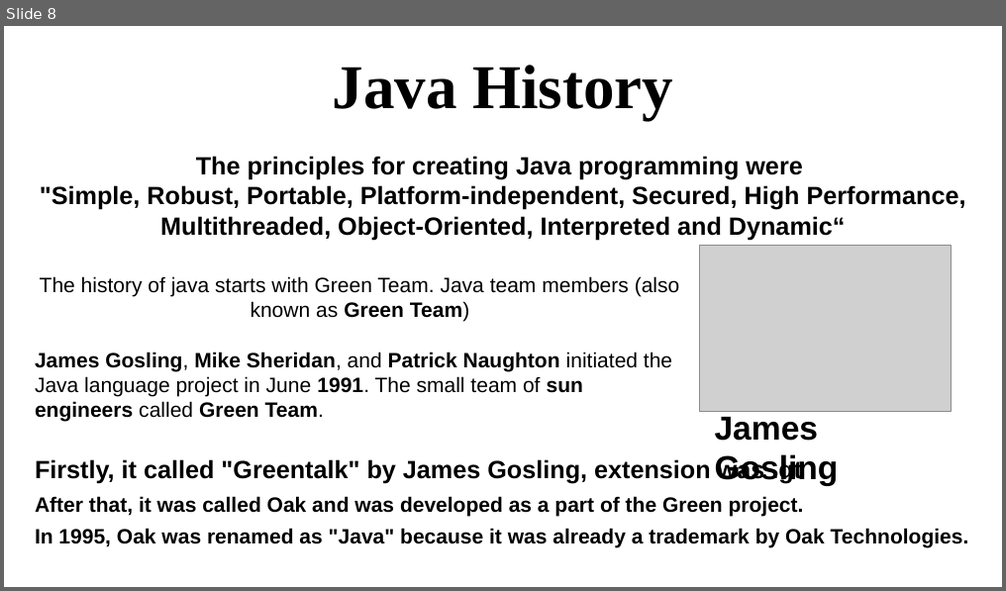
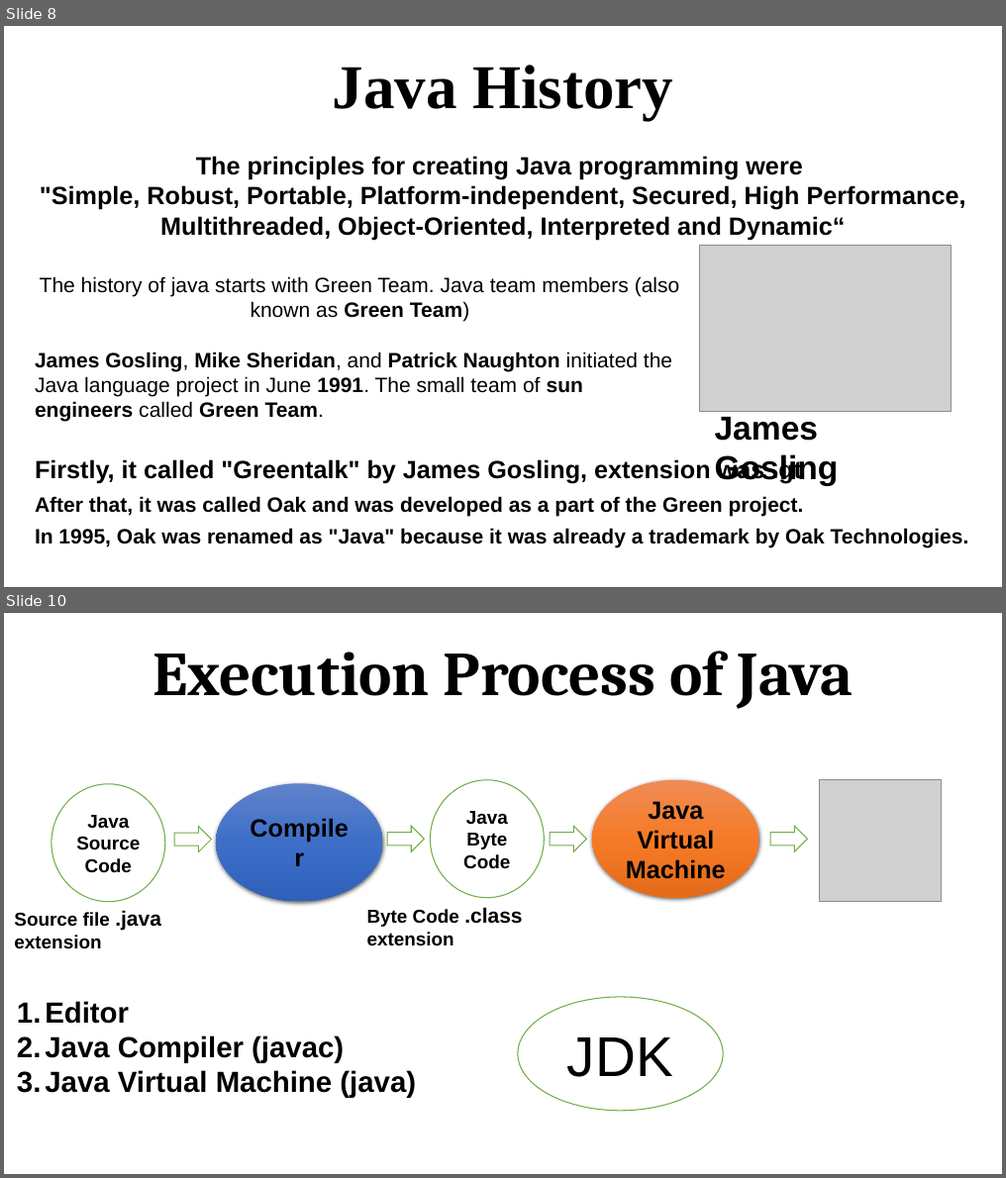
Before and after one commit to eusGithubwork/javaStudy, a slide deck: java.pptx. Shown one above the other, each under a label of ours: slide 8 before the commit, slides 8 and 10 after it; the slides between them are not shown. The pictures are 1006x591 and 1006x1178 pixels, drawn with LibreOffice and Linux fonts; fonts in the diff are those of the drawing; grey boxes stand for pictures. Boxes give left, top, right and bottom in pixels: in the first picture for what was removed or moved away, otherwise in the second. Text is boxed around its words. In the diff, an @@ line names an element or a change of style, - is before the commit and + after.

```diff
--- a/java.pptx
+++ b/java.pptx
@@ slide 10 added at (x1=4, y1=613, x2=1002, y2=1174), background #FFFFFF @@
@@ text added at (x1=152, y1=651, x2=853, y2=709), 60 pt, text #000000, bold @@
+Execution Process of Java
@@ ellipse added at (x1=52, y1=784, x2=165, y2=902), fill #FFFFFF, outline #70AD47 1 pt, 18 pt, text #000000, bold @@
+Java Source Code
@@ ellipse added at (x1=216, y1=783, x2=383, y2=901), fill gradient #6183CB to #3E70CA to #3062BB, 24 pt, text #000000, bold @@
+Compiler
@@ ellipse added at (x1=430, y1=780, x2=544, y2=897), fill #FFFFFF, outline #70AD47 1 pt, 18 pt, text #000000, bold @@
+Java Byte Code
@@ ellipse added at (x1=592, y1=780, x2=759, y2=897), fill gradient #F18C57 to #F67B28 to #E56C19, 24 pt, text #000000, bold @@
+Java
+Virtual
+Machine
@@ picture added at (x1=819, y1=780, x2=942, y2=902) @@
@@ right arrow added at (x1=174, y1=827, x2=211, y2=853), fill #FFFFFF, outline #70AD47 1 pt @@
@@ right arrow added at (x1=387, y1=827, x2=424, y2=853), fill #FFFFFF, outline #70AD47 1 pt @@
@@ right arrow added at (x1=549, y1=827, x2=586, y2=853), fill #FFFFFF, outline #70AD47 1 pt @@
@@ right arrow added at (x1=770, y1=827, x2=807, y2=853), fill #FFFFFF, outline #70AD47 1 pt @@
@@ text added at (x1=367, y1=907, x2=522, y2=947), 18 pt, text #000000, bold @@
+Byte Code .class extension
@@ text added at (x1=14, y1=910, x2=161, y2=950), 18 pt, text #000000, bold @@
+Source file .java extension
@@ ellipse added at (x1=518, y1=997, x2=723, y2=1111), fill #FFFFFF, outline #70AD47 1 pt, 54 pt, text #000000 @@
+JDK
@@ text added at (x1=45, y1=1001, x2=416, y2=1098), 28 pt, text #000000, bold @@
+1. Editor
+2. Java Compiler (javac)
+3. Java Virtual Machine (java)
```
Also in this commit, not shown: 14 other slides added, 3 other files.
